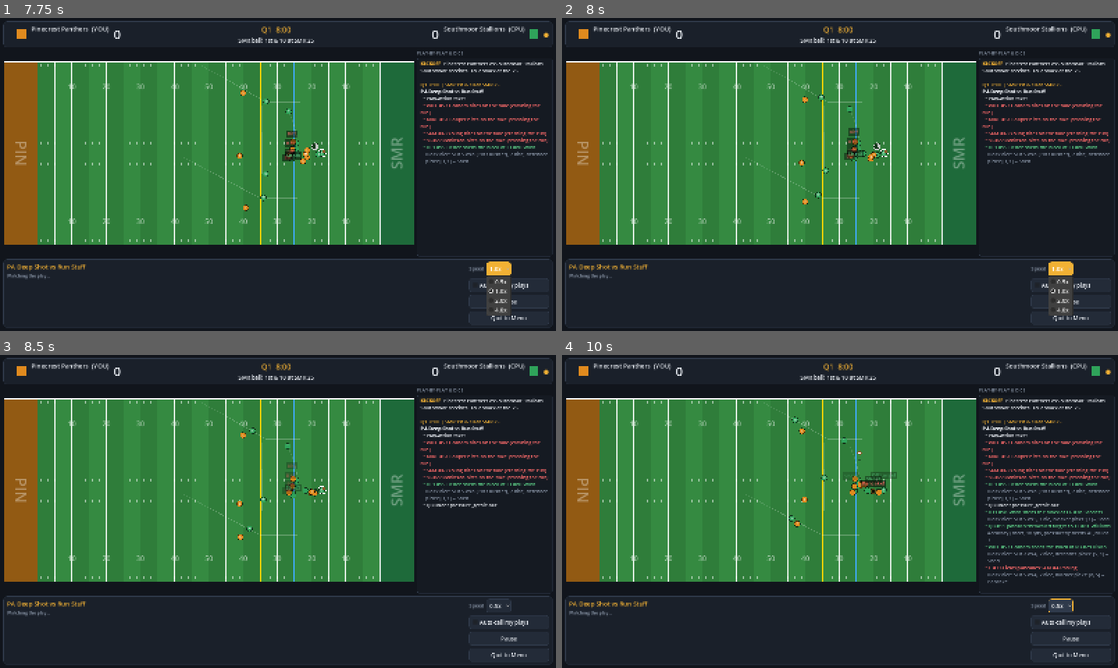
Above: before the commit, frames 1-4 (two rows, left to right).
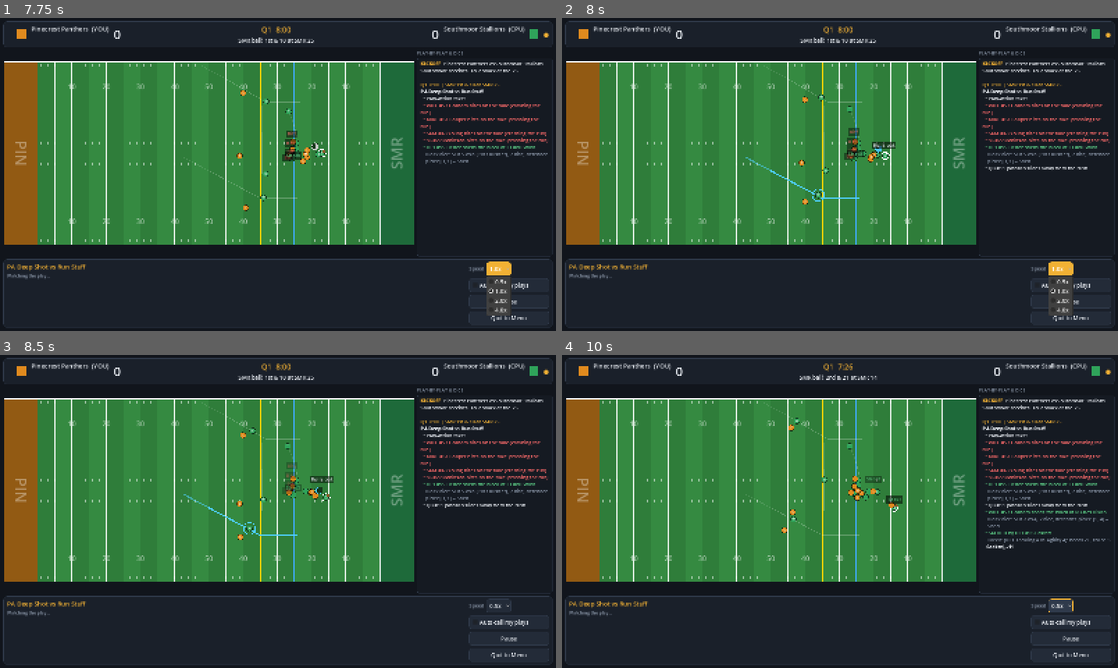
Above: after the commit, the same moments.

Repository: kylebess9/CollegeFootballGame
Game: Godot game, scene res://scenes/main.tscn
The game is run twice, just before and just after one commit, with the same random seed, the same clock (stepped at 60 frames per second) and the same inputs.
Inputs:
- Up to frame 1 (7.75 s): click "New Random Teams" at 0.5 s; click "New Random Teams" at 1.25 s; click "8 minutes" at 2 s; click "Debug Mode" at 2.75 s; click "KICK OFF" at 3.5 s; click "4-3" at 4.25 s; click "< Formations" at 5 s; click "4-3 Box" at 5.75 s; click "Run Stuff" at 6.5 s; click "1.0x" at 7.25 s
- Up to frame 2 (8 s): no input
- Up to frame 3 (8.5 s): click "Auto-call my plays" at 8 s
- Up to frame 4 (10 s): click "0.5x" at 8.75 s; click "0.5x" at 9.5 s

Frame 1 is identical in both runs. In frame 2, 0.4% of the frame differs, in the area x 33-95%, y 39-59%; in frame 3, 0.4%; in frame 4, 2.2%, in the area x 39-99%, y 2-73%.

Commit message:
Roll out sooner and away from the rusher
A free rusher within ROLLOUT_TRIGGER yards (after 0.7s) starts the rollout,
which runs laterally away from him and never up toward the line. The QB
doesn't throw until he's out of the pocket. Tuck-and-run only counts
defenders ahead of him on his side. Throwing back across the run now means
a target on the other side of the field from where he's running.

Co-Authored-By: Claude Sonnet 5.5 <noreply@anthropic.com>
Claude-Session: https://claude.ai/code/session_01LF3PxMFWrWaf8n8UppCg3o

Diff:
--- a/scripts/sim/play_sim.gd
+++ b/scripts/sim/play_sim.gd
@@ -41,10 +41,13 @@
 const FAKE_READ_DEPTH := 10.0 # safeties lined up shallower than this read play-action fakes
 const OPEN_THRESHOLD := 1.8
 const MIN_SCRAMBLE_SPEED := 3 # out of the pocket, a QB with at least this Speed keeps going: he throws or runs. Slower ones throw it away
+const ROLLOUT_TRIGGER := 3.5  # a QB starts rolling out when a free rusher gets this close (before he's actually pressured)
+const ROLLOUT_MIN_TIME := 0.7 # ...but not before the line has had a moment to engage
 const ROLLOUT_SPEED := 0.85   # he rolls out at this fraction of his top speed
 const POCKET_HALF_WIDTH := 5.0 # past this far from the spot of the ball, he's out of the pocket
 const FAST_ROLLOUT_LOOK := 1.2 # a fast QB rolls on this long past the pocket, looking for a throw, before he must decide
 const SIDELINE_ROOM := 4.0    # a rolling QB must decide this close to the sideline
+const AWAY_MIN_GAP := 2.0     # ...when the target is at least this far across the field from him
 const AWAY_SPEED_LOSS := 0.2  # throwing back across a rollout loses this fraction of the pass speed...
 const AWAY_ACCURACY_PENALTY := 1 # ...and makes the accuracy roll this much harder
 const LANE_WIDTH := 2.0       # a defender this close to a receiver's path to the catch point is in his lane
@@ -108,8 +111,10 @@
 var pending_rec: SimActor = null
 var pending_hurried := false
 var pending_away := false
+var threw_back := false # the last pass was thrown back across the QB's run
 var pending_move := Vector2.ZERO # the QB's velocity when he let it go, for throwing on the run
 var roll_side := 1.0 # which sideline a rolling QB heads for (+1 or -1 in y)
+var roll_dir := Vector2(0.0, 1.0) # the way he runs: away from the rusher, never up toward the line
 var roll_out_at := -1.0 # when the rolling QB got outside the pocket
 
 
@@ -574,7 +579,7 @@
 		if qb.pos.distance_to(qb_set) < 0.4 and t >= pass_play.read_start:
 			qb_state = "read"
 			_start_read(0)
-		elif not under_pressure:
+		elif threat_dist >= ROLLOUT_TRIGGER or t < ROLLOUT_MIN_TIME:
 			return
 
 	var reads := pass_play.reads
@@ -587,7 +592,9 @@
 			_log("QB under pressure, gets it out", qb.pos, -1)
 			_throw(best["actor"], true)
 			return
-		# Any pressured QB, fast or slow, slides away from the rusher to buy his receivers time.
+
+	if threat_dist < ROLLOUT_TRIGGER and t >= ROLLOUT_MIN_TIME:
+		# Any QB, fast or slow, slides away from the rusher to buy his receivers time.
 		_start_rollout(_rollout_side())
 		return
 
@@ -620,10 +627,10 @@
 				_start_read(0)
 
 
-## The QB on the move with the ball, still reading. He throws as soon as someone is open (a
-## throw back across his run is harder). Once he's out of the pocket the speed check applies:
-## a slower QB throws it away; a faster one rolls on a little longer, then throws, tucks it and
-## runs if there's a lane, or throws it away.
+## The QB on the move with the ball, still reading. He keeps running until he is out of the
+## pocket, then the speed check applies: a slower QB throws it away; a faster one rolls on a
+## little longer, throwing as soon as someone is open (a throw back across his run is harder),
+## else tucking it and running if there's a lane, or throwing it away.
 func _rollout_decide() -> void:
 	if roll_out_at < 0.0 and absf(qb.pos.y - ball_y) > POCKET_HALF_WIDTH:
 		roll_out_at = t
@@ -634,7 +641,7 @@
 		_throw_away("Out of the pocket, Speed %d" % qb.r("spd"))
 		return
 	var best := _best_option()
-	if best["actor"] != null and float(best["open"]) >= OPEN_THRESHOLD - (0.6 if out else 0.2):
+	if out and best["actor"] != null and float(best["open"]) >= OPEN_THRESHOLD - 0.6:
 		_throw(best["actor"], true)
 		return
 	read_timer -= DT
@@ -650,7 +657,7 @@
 		must_decide = true
 	if not must_decide:
 		return
-	if fast and _scramble_lane():
+	if fast and _scramble_lane(roll_side):
 		_start_scramble("Speed %d" % qb.r("spd"))
 	else:
 		_throw_away("")
@@ -671,6 +678,11 @@
 func _start_rollout(side: float) -> void:
 	qb_state = "rollout"
 	roll_side = side
+	roll_dir = Vector2(0.0, side)
+	var threat := _nearest_free_opponent(qb)
+	if threat != null:
+		var away := (qb.pos - threat.pos).normalized()
+		roll_dir = Vector2(minf(away.x, 0.0) * 0.6, side).normalized()
 	roll_out_at = -1.0
 	qb.job = "rollout"
 	_log("%s slides away from the rush" % qb.tag(), qb.pos, -1, "", "Rolls out")
@@ -814,12 +826,19 @@
 	return {"actor": best_actor, "open": best_open}
 
 
-func _scramble_lane() -> bool:
+## Whether the QB has room to tuck it and run. A rolling QB (side != 0) runs upfield toward his
+## sideline, so only defenders ahead of him on that side count, not the one chasing from behind.
+func _scramble_lane(side: float = 0.0) -> bool:
 	for d in defenders():
 		if not d.is_free():
 			continue
 		var rel := d.pos - qb.pos
-		if rel.x > -1.0 and rel.x < 6.0 and absf(rel.y) < 4.0:
+		if rel.x <= -0.5 or rel.x >= 4.0:
+			continue
+		if side == 0.0:
+			if absf(rel.y) < 2.5:
+				return false
+		elif rel.y * side > -1.5 and rel.y * side < 3.5:
 			return false
 	return true
 
@@ -868,8 +887,9 @@
 		mod -= 1
 	# Throwing back across the way he was running is harder and weaker.
 	var away := false
-	if pending_move.length() > 0.5:
-		away = pending_move.normalized().dot((land - qb.pos).normalized()) < -0.2
+	if absf(pending_move.y) > 1.0 and absf(land.y - qb.pos.y) > AWAY_MIN_GAP:
+		away = pending_move.y * (land.y - qb.pos.y) < 0.0
+	threw_back = away
 	if away:
 		mod += AWAY_ACCURACY_PENALTY
 	var res := _test(qb, 7 - qb.r("pas") + mod, "Accuracy (%s, %d yds%s%s)" % [range_name, int(dist),
@@ -975,7 +995,7 @@
 				return a.pos
 			return qb_set
 		"rollout":
-			return a.pos + Vector2(0.4, roll_side).normalized() * 4.0
+			return a.pos + roll_dir * 4.0
 		"idle":
 			return a.pos
 		"loose":
--- a/tests/pass_speed_check.gd
+++ b/tests/pass_speed_check.gd
@@ -23,6 +23,7 @@
 	var b := gen.make_team(1, Color.RED)
 	var pb := Playbook.make_default()
 	var qb: FootballPlayer = a.depth_chart()["QB"]
+	qb.ratings["spd"] = PlaySim.MIN_SCRAMBLE_SPEED # slower QBs throw a pressured pass away instead
 
 	var weak := {}
 	var strong := {}
@@ -89,8 +90,8 @@
 						elif sim.ball_quality == "away":
 							pass
 						elif sim.pending_hurried:
-							# Throws on the run can lose more (back across it): scramble_check covers those.
-							if sim.pending_move.length() <= 0.5:
+							# Throws back across the run lose more: scramble_check covers those.
+							if not sim.threw_back:
 								st["hurried"].append(sim.ball_speed)
 						else:
 							st["clean"].append(sim.ball_speed)
--- a/tests/scramble_check.gd
+++ b/tests/scramble_check.gd
@@ -1,7 +1,8 @@
 extends SceneTree
 ## QB scrambling (the rollout):
 ##   godot --headless --script res://tests/scramble_check.gd
-## - every pressured QB slides away from the rush (only once pressured),
+## - every QB slides away from the rush once a free rusher gets within PlaySim.ROLLOUT_TRIGGER, and
+##   never drifts up toward the line while doing it,
 ## - out of the pocket, one under PlaySim.MIN_SCRAMBLE_SPEED never tucks and runs (he throws it
 ##   away or throws to someone open), a faster one sometimes runs,
 ## - a rolling QB keeps reading, and ends it with a throw, a tuck-and-run or a throw-away,
@@ -29,6 +30,7 @@
 	var b := gen.make_team(1, Color.RED)
 	var pb := Playbook.make_default()
 
+	var max_forward := 0.0
 	var slow_rolls := 0
 	var fast_rolls := 0
 	var slow_runs := 0
@@ -47,6 +49,7 @@
 				sim.setup(a, b, play, pb.defense_plays()[rep % pb.defense_plays().size()], 30.0, 26.6,
 					{"down": 1, "to_go": 10}, Dice.new(rep * 13 + 5))
 				var rolled := false
+				var roll_x := 0.0
 				var ran := false
 				var guard := 0
 				while not sim.done and guard < 900:
@@ -55,8 +58,12 @@
 					if sim.qb_state == "scramble":
 						ran = true
 					if sim.qb_state == "rollout":
-						if not rolled and not sim.under_pressure:
-							rolled_unpressured += 1
+						if not rolled:
+							roll_x = sim.qb.pos.x
+							var threat := sim._nearest_free_opponent(sim.qb)
+							if threat == null or threat.pos.distance_to(sim.qb.pos) > PlaySim.ROLLOUT_TRIGGER + 1.0:
+								rolled_unpressured += 1
+						max_forward = maxf(max_forward, sim.qb.pos.x - roll_x)
 						rolled = true
 				if rolled:
 					if spd < PlaySim.MIN_SCRAMBLE_SPEED:
@@ -78,7 +85,8 @@
 	_expect(slow_rolls > 0 and fast_rolls > 0, "slow and fast QBs both roll out when pressured")
 	_expect(slow_runs == 0, "a QB under the minimum scramble speed never tucks and runs")
 	_expect(fast_runs > 0, "a QB at or over it sometimes does")
-	_expect(rolled_unpressured == 0, "and only once pressured")
+	_expect(rolled_unpressured == 0, "and only once a rusher is close")
+	_expect(max_forward < 0.5, "and he never drifts up toward the line (most forward: %.2f yds)" % max_forward)
 	_expect(ends.size() > 1, "a rollout ends more than one way (throw, run, sack...)")
 	_expect(with_run > 0, "rollout throws are made on the run")
 
@@ -91,8 +99,11 @@
 		for i in 20:
 			sim.step()
 		var rec: SimActor = sim.slots["O:" + play.reads[0]]
-		var toward := (sim._catch_point(rec) - sim.qb.pos).normalized()
-		sim.pending_move = toward * dir * 5.0 # running toward / directly away from the receiver
+		var gap := sim._catch_point(rec).y - sim.qb.pos.y
+		if absf(gap) < 3.0:
+			sim.qb.pos.y -= 5.0 # make sure the receiver is well across the field from him
+			gap = sim._catch_point(rec).y - sim.qb.pos.y
+		sim.pending_move = Vector2(0.0, signf(gap) * dir * 5.0) # running toward / away from the receiver's side
 		sim._release(rec, true)
 		var text := ""
 		for e in sim.events:
